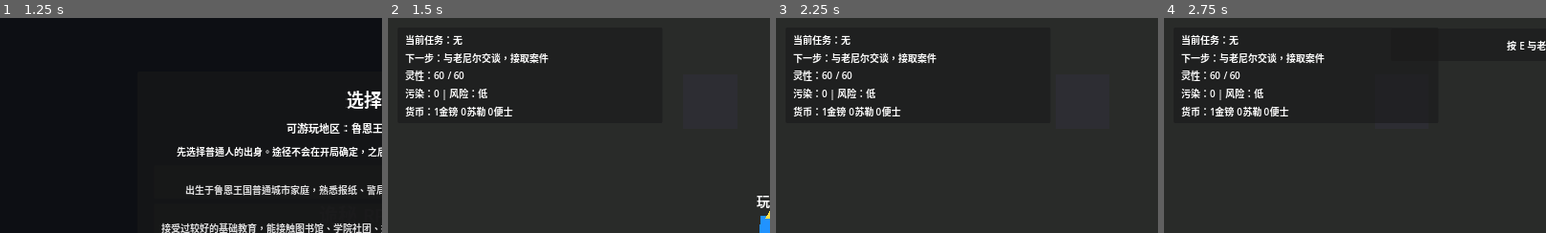
Above: before the commit, frames 1-4 (left to right).
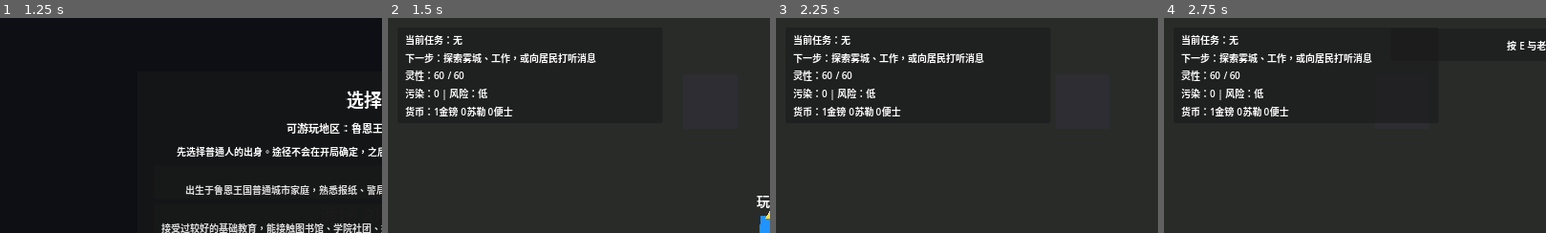
Above: after the commit, the same moments.

Repository: hcc7716-creator/Lord-of-the-Mysteries
Game: Godot game, scene res://scenes/main/MainMenu.tscn
The game is run twice, just before and just after one commit, with the same random seed, the same clock (stepped at 60 frames per second) and the same inputs.
Inputs:
- Up to frame 1 (1.25 s): click "开始游戏" at 0.5 s
- Up to frame 2 (1.5 s): click "以此出身开始" at 1.25 s
- Up to frame 3 (2.25 s): tap Enter at 2 s; hold D (move_right) from 2.03 s (still down); tap E (interact) at 2.1 s
- Up to frame 4 (2.75 s): keep holding D (move_right)
The pictures show only the part of the screen within x 0-50%, y 0-50%; the shares and areas given below are measured in that part.

Frame 1 is identical in both runs. In frame 2, 1.3% of the frame differs, in the area x 14-55%, y 16-22%; in frame 3, 1.3%; in frame 4, 1.3%.

Commit message:
Add opportunity-driven stage 5 foundation

Diff:
--- a/scenes/maps/TingenPrototype.tscn
+++ b/scenes/maps/TingenPrototype.tscn
@@ -50,6 +50,8 @@
 title = "异常死亡现场"
 description = "地板上有一圈几乎被擦掉的粉末痕迹，靠近时能感到轻微眩晕。尸体旁没有搏斗痕迹，像是某种仪式失败后的结果。"
 clue_id = "clue_abnormal_death_scene"
+lead_id = "lead_tingen_mysterious_death"
+lead_source = "异常死亡现场"
 reward_items = {}
 quest_update = "investigate_death_scene"
 material_id = ""
--- a/scenes/ui/QuestPanel.tscn
+++ b/scenes/ui/QuestPanel.tscn
@@ -25,7 +25,7 @@
 
 [node name="Title" type="Label" parent="MarginContainer/VBoxContainer"]
 layout_mode = 2
-text = "任务日志"
+text = "线索与委托"
 
 [node name="ScrollContainer" type="ScrollContainer" parent="MarginContainer/VBoxContainer"]
 custom_minimum_size = Vector2(0, 480)
--- a/scripts/autoload/JobManager.gd
+++ b/scripts/autoload/JobManager.gd
@@ -72,7 +72,7 @@
 func _handle_event(event_id: String) -> void:
 	match event_id:
 		"event_tingen_mystery_case":
-			if QuestManager.get_quest_status("quest_tingen_become_seer") == QuestManager.QuestStatus.NOT_STARTED:
+			if QuestManager.get_lead_status("lead_tingen_mysterious_death") == QuestManager.LeadStatus.UNDISCOVERED:
 				OriginManager.trigger_early_event(event_id)
 		"event_black_market_password":
 			MarketManager.add_unlock_flag("know_market_password")
--- a/scripts/autoload/OriginManager.gd
+++ b/scripts/autoload/OriginManager.gd
@@ -78,7 +78,7 @@
 	if not has_early_event(event_id):
 		return false
 	if event_id == "event_tingen_mystery_case":
-		QuestManager.accept_quest("quest_tingen_become_seer")
+		QuestManager.discover_lead("lead_tingen_mysterious_death", "工作传闻")
 	early_event_triggered.emit(event_id)
 	return true
 
--- a/scripts/autoload/QuestManager.gd
+++ b/scripts/autoload/QuestManager.gd
@@ -2,11 +2,19 @@
 
 signal quest_updated(quest_id: String)
 signal quest_objective_updated(quest_id: String, objective_id: String)
+signal lead_updated(lead_id: String)
 
 enum QuestStatus {
 	NOT_STARTED,
 	ACTIVE,
 	COMPLETED,
+}
+
+enum LeadStatus {
+	UNDISCOVERED,
+	DISCOVERED,
+	PURSUING,
+	RESOLVED,
 }
 
 const QUESTS := {
@@ -42,9 +50,20 @@
 	},
 }
 
+const LEADS := {
+	"lead_tingen_mysterious_death": {
+		"title": "异常死亡案件",
+		"description": "雾城最近出现了一起被悄悄压下的异常死亡。有人说尸体附近留有仪式痕迹，老尼尔或许知道更多。",
+		"lead_type": "rumor",
+		"linked_quest_id": "quest_tingen_become_seer",
+	},
+}
+
 var quest_status: Dictionary = {}
 var quest_progress: Dictionary = {}
 var active_quest_id := ""
+var lead_status: Dictionary = {}
+var lead_sources: Dictionary = {}
 
 
 func accept_quest(quest_id: String) -> void:
@@ -55,11 +74,13 @@
 		return
 	quest_status[quest_id] = QuestStatus.ACTIVE
 	active_quest_id = quest_id
+	_set_linked_leads_status(quest_id, LeadStatus.PURSUING)
 	if quest_id == "quest_tingen_become_seer" and PathwayManager.has_method("set_suspected_pathway"):
 		PathwayManager.set_suspected_pathway("fool")
 	if not quest_progress.has(quest_id):
 		quest_progress[quest_id] = {}
 	mark_objective(quest_id, "talk_old_neil")
+	_sync_discovered_clues_to_quest(quest_id)
 	quest_updated.emit(quest_id)
 
 
@@ -68,6 +89,7 @@
 		push_warning("QuestManager: unknown quest %s" % quest_id)
 		return
 	quest_status[quest_id] = QuestStatus.COMPLETED
+	_set_linked_leads_status(quest_id, LeadStatus.RESOLVED)
 	if active_quest_id == quest_id:
 		active_quest_id = ""
 	var rewards: Dictionary = QUESTS[quest_id].get("reward_materials", {})
@@ -103,6 +125,56 @@
 
 func get_quest(quest_id: String) -> Dictionary:
 	return QUESTS.get(quest_id, {})
+
+
+func discover_lead(lead_id: String, source: String = "") -> bool:
+	if not LEADS.has(lead_id):
+		push_warning("QuestManager: unknown lead %s" % lead_id)
+		return false
+	var was_known := get_lead_status(lead_id) != LeadStatus.UNDISCOVERED
+	if not was_known:
+		lead_status[lead_id] = LeadStatus.DISCOVERED
+	if source != "":
+		var sources: Array = lead_sources.get(lead_id, [])
+		if not sources.has(source):
+			sources.append(source)
+			lead_sources[lead_id] = sources
+	if not was_known or source != "":
+		lead_updated.emit(lead_id)
+	return true
+
+
+func get_lead(lead_id: String) -> Dictionary:
+	return LEADS.get(lead_id, {})
+
+
+func get_lead_status(lead_id: String) -> int:
+	return int(lead_status.get(lead_id, LeadStatus.UNDISCOVERED))
+
+
+func get_discovered_leads() -> Array:
+	var result: Array = []
+	for lead_id in LEADS.keys():
+		if get_lead_status(str(lead_id)) == LeadStatus.UNDISCOVERED:
+			continue
+		var lead: Dictionary = get_lead(str(lead_id)).duplicate(true)
+		lead["lead_id"] = str(lead_id)
+		lead["status"] = get_lead_status(str(lead_id))
+		lead["sources"] = lead_sources.get(str(lead_id), [])
+		result.append(lead)
+	return result
+
+
+func get_lead_status_text(lead_id: String) -> String:
+	match get_lead_status(lead_id):
+		LeadStatus.DISCOVERED:
+			return "待追查"
+		LeadStatus.PURSUING:
+			return "调查中"
+		LeadStatus.RESOLVED:
+			return "已解决"
+		_:
+			return "未发现"
 
 
 func get_active_quest() -> Dictionary:
@@ -132,7 +204,11 @@
 func get_next_objective_text() -> String:
 	var quest_id := _get_hud_quest_id()
 	if quest_id == "":
-		return "下一步：与老尼尔交谈，接取案件"
+		var leads := get_discovered_leads()
+		if not leads.is_empty():
+			var lead: Dictionary = leads[0]
+			return "下一步：追查线索“%s”，或向老尼尔求证" % str(lead.get("title", "未知线索"))
+		return "下一步：探索雾城、工作，或向居民打听消息"
 	var quest: Dictionary = get_quest(quest_id)
 	for objective in quest.get("objectives", []):
 		if typeof(objective) != TYPE_DICTIONARY:
@@ -167,6 +243,27 @@
 	return QUESTS
 
 
+func _set_linked_leads_status(quest_id: String, status: int) -> void:
+	for lead_id in LEADS.keys():
+		var lead: Dictionary = LEADS[lead_id]
+		if str(lead.get("linked_quest_id", "")) != quest_id:
+			continue
+		lead_status[str(lead_id)] = status
+		lead_updated.emit(str(lead_id))
+
+
+func _sync_discovered_clues_to_quest(quest_id: String) -> void:
+	if quest_id != "quest_tingen_become_seer":
+		return
+	if ClueManager.has_clue("clue_abnormal_death_scene"):
+		mark_objective(quest_id, "investigate_death_scene")
+	if ClueManager.has_clue("clue_hidden_pollution"):
+		mark_objective(quest_id, "find_hidden_pollution")
+	if ClueManager.has_clue("clue_church_direction"):
+		mark_objective(quest_id, "investigate_church_clue")
+		mark_objective(quest_id, "collect_potion_materials")
+
+
 func _get_hud_quest_id() -> String:
 	if active_quest_id != "":
 		return active_quest_id
--- a/scripts/autoload/SaveManager.gd
+++ b/scripts/autoload/SaveManager.gd
@@ -25,6 +25,8 @@
 		"quest_status": QuestManager.quest_status,
 		"quest_progress": QuestManager.quest_progress,
 		"active_quest_id": QuestManager.active_quest_id,
+		"lead_status": QuestManager.lead_status,
+		"lead_sources": QuestManager.lead_sources,
 		"acquired_clues": ClueManager.acquired_clues,
 		"divination_hints": ClueManager.divination_hints,
 		"unlocked_skill_ids": SkillManager.permanent_unlocked_skill_ids,
@@ -81,6 +83,8 @@
 	QuestManager.quest_status = parsed.get("quest_status", {})
 	QuestManager.quest_progress = parsed.get("quest_progress", {})
 	QuestManager.active_quest_id = str(parsed.get("active_quest_id", ""))
+	QuestManager.lead_status = parsed.get("lead_status", {})
+	QuestManager.lead_sources = parsed.get("lead_sources", {})
 	ClueManager.acquired_clues = parsed.get("acquired_clues", {})
 	ClueManager.divination_hints = parsed.get("divination_hints", [])
 	SkillManager.permanent_unlocked_skill_ids.assign(parsed.get("unlocked_skill_ids", []))
--- a/scripts/interactables/InvestigationPoint.gd
+++ b/scripts/interactables/InvestigationPoint.gd
@@ -13,6 +13,8 @@
 @export var spiritual_vision_highlight := false
 @export var requires_objective_done := ""
 @export var clue_id := ""
+@export var lead_id := ""
+@export var lead_source := ""
 @export var reward_items: Dictionary = {}
 @export var quest_id := "quest_tingen_become_seer"
 @export var quest_update := ""
@@ -75,6 +77,11 @@
 		var clue: Dictionary = ClueManager.get_clue(clue_id)
 		lines.append("记录线索：%s" % clue.get("title", clue_id))
 
+	if lead_id != "":
+		QuestManager.discover_lead(lead_id, lead_source if lead_source != "" else title)
+		var lead: Dictionary = QuestManager.get_lead(lead_id)
+		lines.append("发现机会：%s" % lead.get("title", lead_id))
+
 	var rewards := _get_reward_items()
 	for reward_id in rewards.keys():
 		var quantity := int(rewards[reward_id])
@@ -83,10 +90,11 @@
 		var material_name := str(material.get("name_cn", str(reward_id)))
 		lines.append("获得材料：%s x%d" % [material_name, quantity])
 
-	if quest_update != "":
+	if quest_update != "" and QuestManager.get_quest_status(quest_id) == QuestManager.QuestStatus.ACTIVE:
 		QuestManager.mark_objective(quest_id, quest_update)
-	for objective_id in quest_updates:
-		QuestManager.mark_objective(quest_id, str(objective_id))
+	if QuestManager.get_quest_status(quest_id) == QuestManager.QuestStatus.ACTIVE:
+		for objective_id in quest_updates:
+			QuestManager.mark_objective(quest_id, str(objective_id))
 
 	if complete_quest_id != "":
 		QuestManager.complete_quest(complete_quest_id)
--- a/scripts/ui/CaseNotebookPanel.gd
+++ b/scripts/ui/CaseNotebookPanel.gd
@@ -58,10 +58,14 @@
 		return "quest_tingen_become_seer"
 	if not ClueManager.get_divination_hints_for_quest("quest_tingen_become_seer").is_empty():
 		return "quest_tingen_become_seer"
-	return "quest_tingen_become_seer"
+	if QuestManager.get_lead_status("lead_tingen_mysterious_death") != QuestManager.LeadStatus.UNDISCOVERED:
+		return "quest_tingen_become_seer"
+	return ""
 
 
 func _get_case_title(quest_id: String) -> String:
+	if quest_id == "":
+		return "暂无调查笔记"
 	var quest: Dictionary = QuestManager.get_quest(quest_id)
 	if quest.is_empty():
 		return "未接取案件"
@@ -115,6 +119,8 @@
 
 
 func _get_next_inferences(quest_id: String) -> Array[String]:
+	if quest_id == "":
+		return ["探索雾城、打工或与居民交谈，寻找值得记录的异常。"]
 	if not ClueManager.has_clue("clue_abnormal_death_scene"):
 		return ["调查异常死亡现场，确认死亡是否与仪式有关"]
 	if not ClueManager.has_clue("clue_hidden_pollution"):
--- a/scripts/ui/QuestPanel.gd
+++ b/scripts/ui/QuestPanel.gd
@@ -5,6 +5,8 @@
 
 func _ready() -> void:
 	visible = false
+	QuestManager.quest_updated.connect(func(_quest_id: String): refresh())
+	QuestManager.lead_updated.connect(func(_lead_id: String): refresh())
 	refresh()
 
 
@@ -15,12 +17,30 @@
 	for quest_id in QuestManager.get_all_quests().keys():
 		var quest: Dictionary = QuestManager.get_quest(str(quest_id))
 		var status: int = QuestManager.get_quest_status(str(quest_id))
+		if status == QuestManager.QuestStatus.NOT_STARTED:
+			continue
 		var status_text := _status_to_text(status)
 		_add_line("%s [%s]" % [quest.get("title", quest_id), status_text])
 		_add_line(str(quest.get("description", "")))
 		for objective_line in QuestManager.get_objective_lines(str(quest_id)):
 			_add_line(" %s" % objective_line)
 		_add_line("")
+
+	var leads := QuestManager.get_discovered_leads()
+	if not leads.is_empty():
+		_add_line("线索")
+		for lead in leads:
+			var lead_id := str(lead.get("lead_id", ""))
+			_add_line("%s [%s]" % [lead.get("title", lead_id), QuestManager.get_lead_status_text(lead_id)])
+			_add_line(str(lead.get("description", "")))
+			var sources: Array = lead.get("sources", [])
+			if not sources.is_empty():
+				_add_line("来源：%s" % "、".join(sources))
+			_add_line("")
+
+	if list.get_child_count() == 0:
+		_add_line("暂无正式委托或已知线索。")
+		_add_line("可以探索雾城、打工，或向居民打听消息。")
 
 
 func _status_to_text(status: int) -> String:
